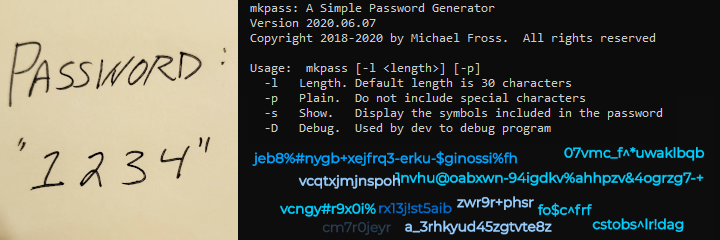
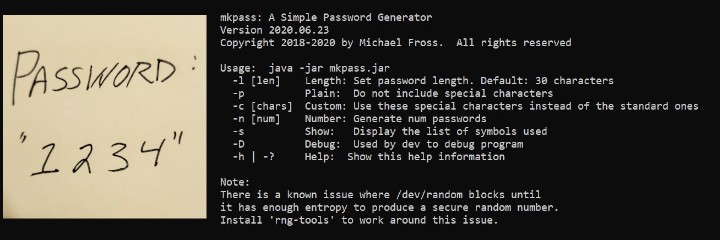
Layered file, before and after one edit (720x240). Changes by layer:
added layer "PostIt-512.png" above "Help" over (3, 15, 207, 219)
painted on "Help" over (210, 0, 705, 240)
removed layer "Password Cloud" over (240, 95, 705, 235)
painted on "Background" over (0, 0, 238, 240)
